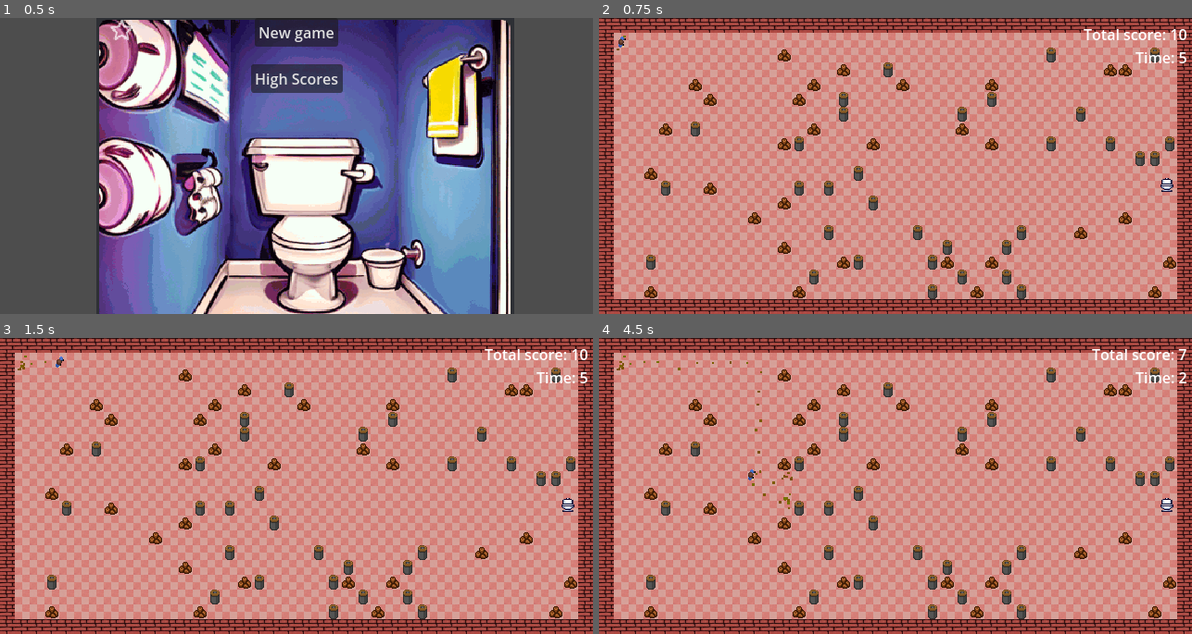
Above: before the commit, frames 1-4 (two rows, left to right).
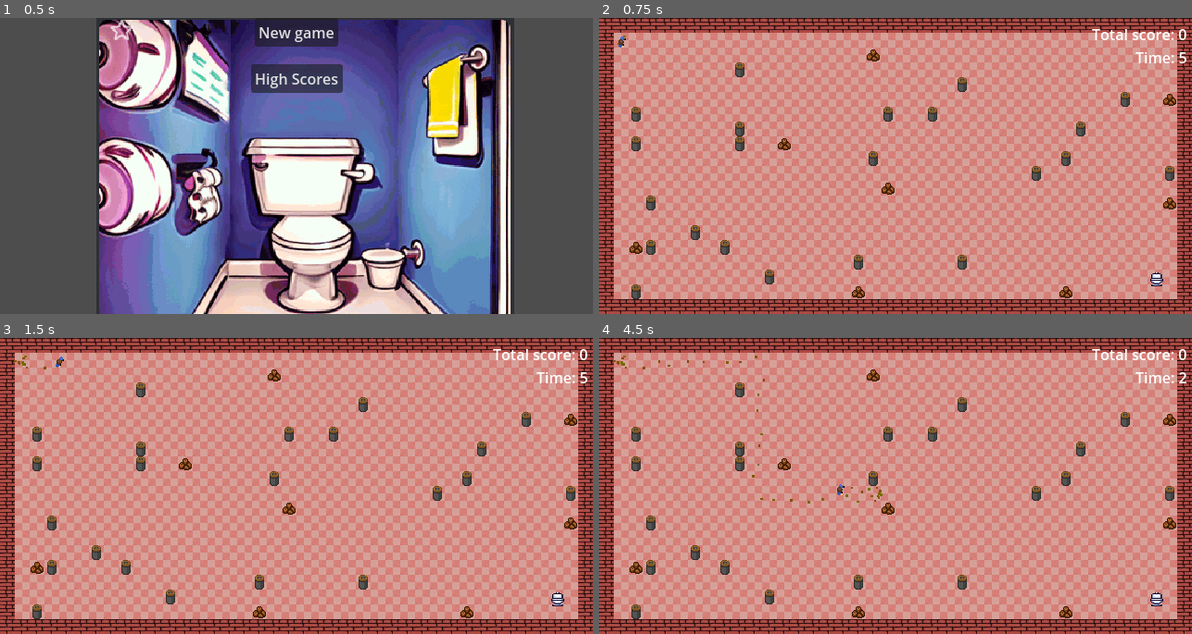
Above: after the commit, the same moments.

Repository: Huve/the_runs
Game: Godot game, scene res://StartMenu.tscn
Two runs of this game, one before a commit and one after it. Both use one fixed random seed, a clock stepped at 60 frames per second and the inputs below.
Inputs:
- Up to frame 1 (0.5 s): no input
- Up to frame 2 (0.75 s): click "New game" at 0.5 s
- Up to frame 3 (1.5 s): tap Enter at 1.25 s; hold Right (ui_right) from 1.28 s (still down)
- Up to frame 4 (4.5 s): release Right (ui_right) at 2.03 s; hold Down (ui_down) 2.03-2.78 s; hold Right (ui_right) 2.78-3.53 s; hold Up (ui_up) 3.53-4.28 s; tap Space at 4.25 s; hold Left (ui_left) from 4.28 s (still down)

Frame 1 is identical in both runs. In frame 2, 6.7% of the frame differs, in the area x 2-100%, y 3-95%; in frame 3, 6.7%; in frame 4, 6.7%.

Commit message:
Added progressive difficulty

Diff:
--- a/BasicTileMap.gd
+++ b/BasicTileMap.gd
@@ -1,13 +1,25 @@
 extends TileMap
+
+@onready var GameInfo = get_node("/root/GameInfoNode")
 
 var collision_shape: CollisionShape2D
 
 func _ready():
 	var level_width = 40
 	var level_height = 20
+	randomize_goal_location(level_width, level_height)
 	generate_level(level_width, level_height)
-	#randomize_goal_location(level_width, level_height)
 
+
+func is_loc_of_object(node, x, y):
+	var node_loc = local_to_map(node.get_global_position())
+	var distance = Vector2(node_loc.x, node_loc.y).distance_to(Vector2(x, y))
+	if x == node_loc.x and y == node_loc.y:
+		return true
+	elif distance < 5:
+		return true
+	else:
+		return false
 
 func generate_level(level_width, level_height):
 
@@ -29,14 +41,37 @@
 		set_cell(0, Vector2i(level_width - 1, y), 0, Vector2i(6, 8))
 
 	# Generate random obstacles
+	var player_node = get_node("/root/Game/PlayerCharacterBody2D")
+	var goal_node = get_node("/root/Game/ToiletArea2D")
+	var level_difficulty = min(GameInfo.level_count*.05, .5)
+	print(level_difficulty)
+
 	for x in range(level_width * level_height):  # Adjust density as needed
-		var chance = randf()
-		if chance > .90:
+		var obstacle_chance = randf()
+
+		if obstacle_chance < level_difficulty:
 			var obstacle_x = randi() % (level_width) - 1
 			var obstacle_y = randi() % (level_height) - 1
-			if obstacle_x < 2 or obstacle_y < 2:
+			if obstacle_x < 2 or obstacle_y < 1:
 				pass
-			elif chance > .96:
+			elif is_loc_of_object(player_node, obstacle_x, obstacle_y):
+				pass
+			elif is_loc_of_object(goal_node, obstacle_x, obstacle_y):
+				pass
+			elif obstacle_chance < level_difficulty / 3:
 				set_cell(1, Vector2i(obstacle_x, obstacle_y), 0, Vector2i(1, 5))
 			else:
 				set_cell(1, Vector2i(obstacle_x, obstacle_y), 0, Vector2i(1, 3))
+
+func randomize_goal_location(w, h):
+	# Randomize where the goal will be
+	var randomizer = RandomNumberGenerator.new()
+	var max_x = w*16 - 32
+	var min_x = w*16 - 100
+	var min_y = 32
+	var max_y = h*16 - 32
+	var random_x = randomizer.randi_range(min_x, max_x)
+	var random_y = randomizer.randi_range(min_y, max_y)
+
+	get_node("/root/Game/ToiletArea2D").position.x = random_x
+	get_node("/root/Game/ToiletArea2D").position.y = random_y
--- a/GameControl.gd
+++ b/GameControl.gd
@@ -3,8 +3,6 @@
 @onready var GameInfo = get_node("/root/GameInfoNode")
 
 var level_score = 10
-var level_time = 5
-
 
 func countdown_timer(score: float, time: float) -> int:
 	# Update the game time.
@@ -22,10 +20,10 @@
 	level_timer.start()
 
 	var loss_timer = get_node("LossTimer")
-	loss_timer.wait_time = level_time
+	loss_timer.wait_time = GameInfo.global_level_time
 	loss_timer.start()
 
-	var level_time_text = "Time: " + str(level_time)
+	var level_time_text = "Time: " + str(GameInfo.global_level_time)
 	get_node("LevelTimeLabel").set_text(level_time_text)
 
 	var game_score_text = "Total score: " + str(GameInfo.total_score)
@@ -39,14 +37,13 @@
 
 
 func _on_level_timer_timeout():
-	GameInfo.total_score = countdown_timer(GameInfo.total_score, 1)
 	level_score = countdown_timer(level_score, 1)
-	level_time = countdown_timer(level_time, 1)
+	GameInfo.global_level_time = countdown_timer(GameInfo.global_level_time, 1)
 	GameInfo.current_level_score = level_score
 	# Update the text of the Label node.
 	var game_score_text = "Total score: " + str(GameInfo.total_score)
 	get_node("CurrentScoreLabel").set_text(str(game_score_text))
-	var level_time_text = "Time: " + str(level_time)
+	var level_time_text = "Time: " + str(GameInfo.global_level_time)
 	get_node("LevelTimeLabel").set_text(str(level_time_text))
 
 
--- a/GameInfoNode.gd
+++ b/GameInfoNode.gd
@@ -2,10 +2,12 @@
 
 @onready var highest_score = load_high_score()
 
-var default_total_score = 10
-var total_score = 10
+var level_count = 1
+var default_total_score = 0
+var total_score = 0
 var current_level_score = 0
 var high_score_path = "user://high_scores.dat"
+var global_level_time = 5
 
 
 # Called when the node enters the scene tree for the first time.
@@ -19,17 +21,15 @@
 func reset():
 	total_score = default_total_score
 	current_level_score = 0
+	level_count = 1
+	global_level_time = 5
 
 func save_high_score():
 	highest_score = load_high_score()
 	var file = FileAccess.open(high_score_path, FileAccess.WRITE)
 	if total_score > highest_score:
-		print(str(total_score), "  > ", str(highest_score))
-		print("saving ", str(total_score))
 		file.store_64(total_score)
 	else:
-		print(str(total_score), "  !> ", str(highest_score))
-		print("saving ", str(highest_score))
 		file.store_64(highest_score)
 
 func load_high_score():
@@ -38,6 +38,5 @@
 		var new_high_score = file.get_64()
 		return new_high_score
 	else:
-		print('no file found, setting to 0')
 		var new_high_score = 0
 		return new_high_score
--- a/Goal2D.gd
+++ b/Goal2D.gd
@@ -1,18 +1,7 @@
 extends Area2D
 
-func randomize_goal_location(w, h):
-	# Randomize where the goal will be
-	var randomizer = RandomNumberGenerator.new()
-	var max_x = w*16 - 20
-	var min_x = w*16 - 100
-	var min_y = 20
-	var max_y = h*16 - 20
-	var random_x = randomizer.randi_range(min_x, max_x)
-	var random_y = randomizer.randi_range(min_y, max_y)
 
-	get_node("/root/Game/ToiletArea2D").position.x = random_x
-	get_node("/root/Game/ToiletArea2D").position.y = random_y
 
 func _ready():
-
-	randomize_goal_location(40, 20)
+	pass
+	#randomize_goal_location(40, 20)
--- a/LossScene.gd
+++ b/LossScene.gd
@@ -13,7 +13,6 @@
 func _process(_delta):
 	pass
 
-
 func _on_main_menu_button_pressed():
 	GameInfo.reset()
 	get_tree().change_scene_to_file("res://StartMenu.tscn")
--- a/PlayerCharacterBody2D.gd
+++ b/PlayerCharacterBody2D.gd
@@ -40,5 +40,9 @@
 	#	print("I collided with ", _collision.get_collider().name)
 
 func _on_toilet_area_2d_body_entered(_body):
-	GameInfo.total_score = GameInfo.total_score + GameInfo.current_level_score
+	print(str(GameInfo.total_score) + " " + str(GameInfo.current_level_score) + " 5")
+	GameInfo.total_score = GameInfo.total_score + GameInfo.current_level_score + 5
+	GameInfo.level_count += 1
+	GameInfo.global_level_time += 5
+
 	get_tree().change_scene_to_file("res://Game.tscn")
Not shown, added: Gam30EF.tmp
Not shown, added: Gam4031.tmp
Not shown, added: GamA3CB.tmp
